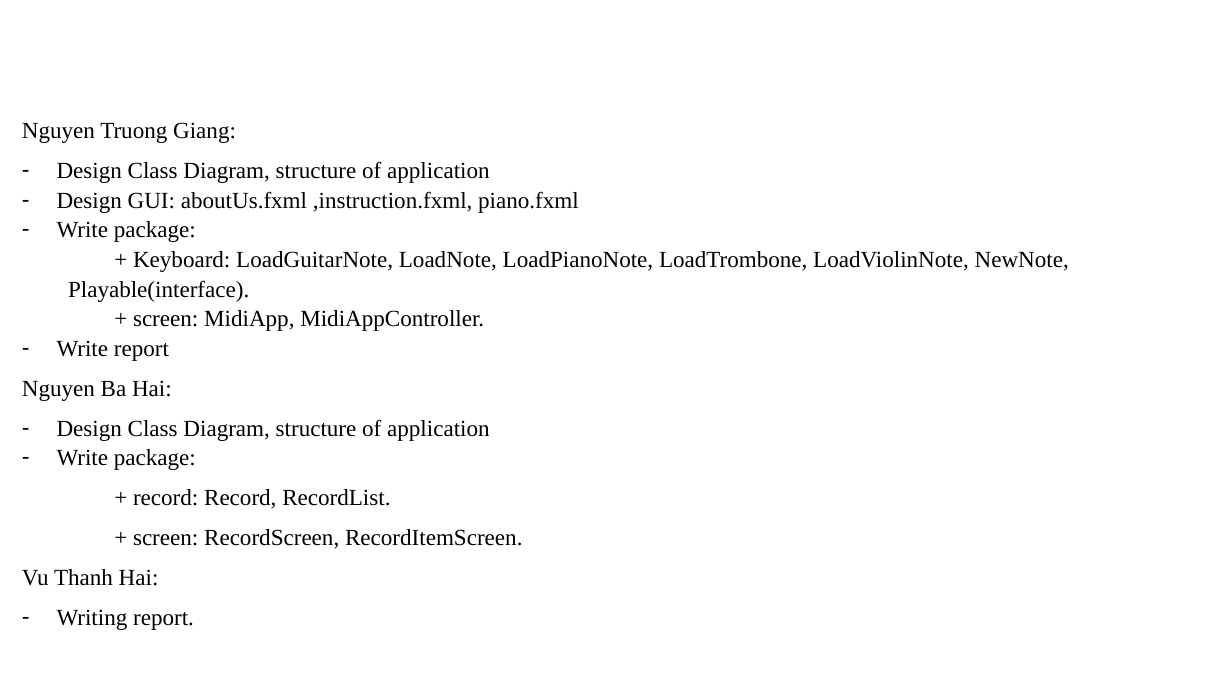
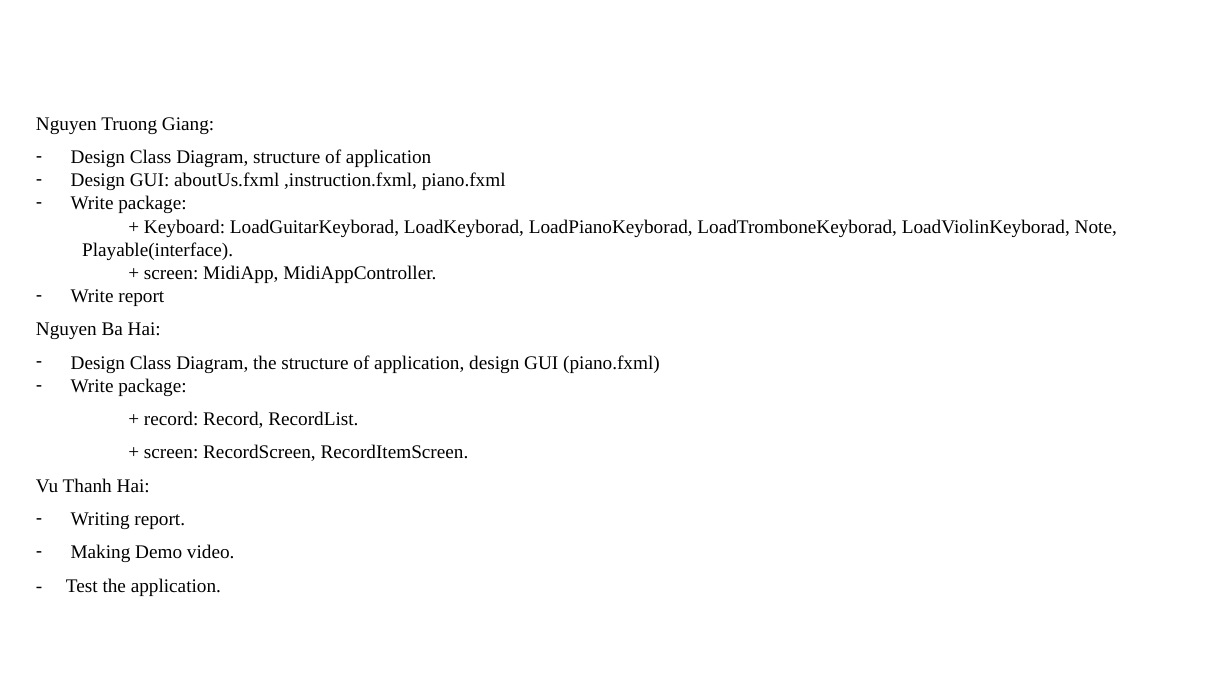
Before and after one commit to giangNT1609/SimplePianoJavaApp, a slide deck: slide 2 of presentation/OOP.pptx. Drawn at 1232x693 pixels with LibreOffice and Linux fonts; fonts in the diff are those of the drawing; background and template pictures are left out. Boxes give left, top, right and bottom in pixels: in the first picture for what was removed or moved away, otherwise in the second. Text is boxed around its words. In the diff, an @@ line names an element or a change of style, - is before the commit and + after.

Commit message:
update slide

```diff
--- a/presentation/OOP.pptx
+++ b/presentation/OOP.pptx
@@ text "Nguyen Truong Giang:": place and size @@
-text "Nguyen Truong Giang:" at [22, 122, 1069, 630]
+text "Nguyen Truong Giang:" at [36, 117, 1117, 596]
@@ text at [36, 117, 506, 529]: size 18 to 15 pt in "Nguyen Truong Giang:", "Design Class Diagram, structure of application", "Design GUI: aboutUs.fxml ,instruction.fxml, piano.fxml", "Write package:" and 8 more places; line spacing 1.07 to 1 @@
@@ text at [82, 219, 1117, 260]: text changed; size 18 to 15 pt @@
-+ Keyboard: LoadGuitarNote, LoadNote, LoadPianoNote, LoadTrombone, LoadViolinNote, NewNote, Playable(interface).
++ Keyboard: LoadGuitarKeyborad, LoadKeyborad, LoadPianoKeyborad, LoadTromboneKeyborad, LoadViolinKeyborad, Note, Playable(interface).
@@ text at [71, 355, 660, 373]: text changed; size 18 to 15 pt @@
-– Design Class Diagram, structure of application
+– Design Class Diagram, the structure of application, design GUI (piano.fxml)
@@ text at [66, 544, 235, 596]: paragraphs added @@
+– Making Demo video.
+- Test the application.
```
Also in this commit, not shown: 5 other slides changed, 1 slide added, 1 slide removed, 22 other files.
